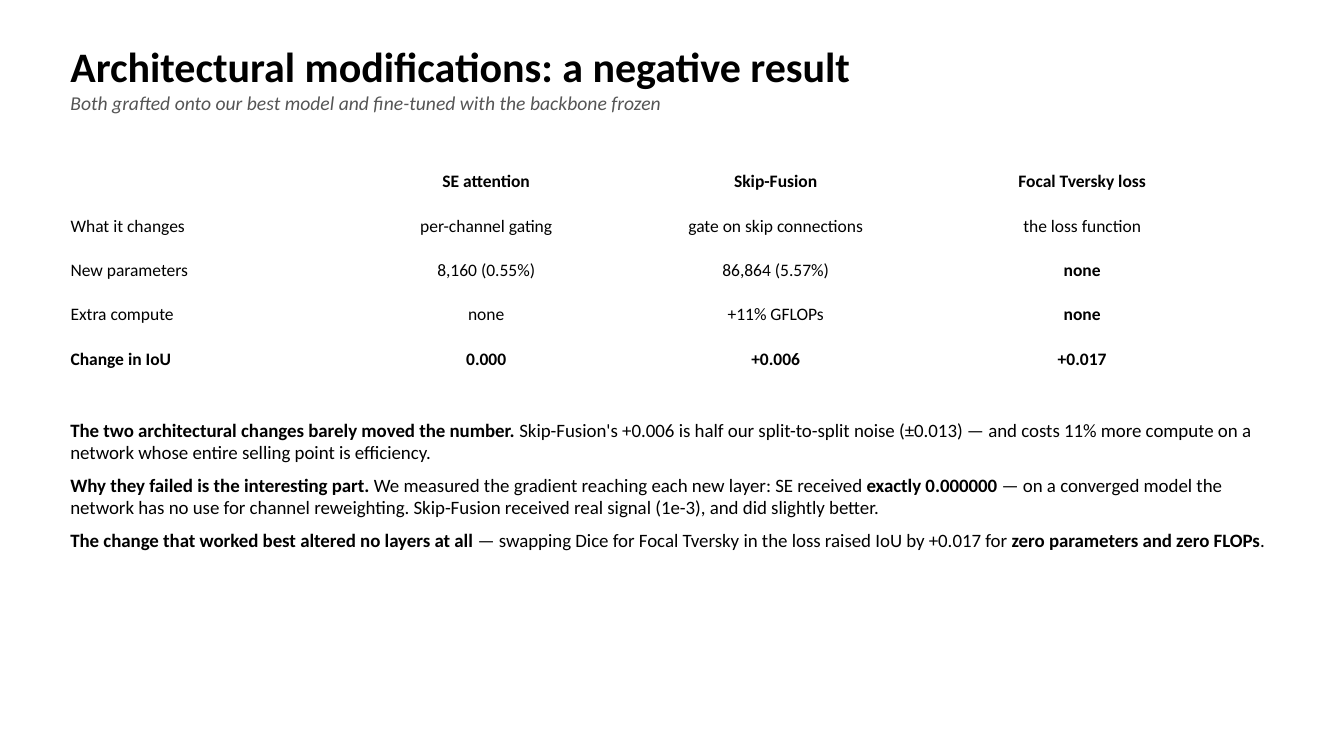
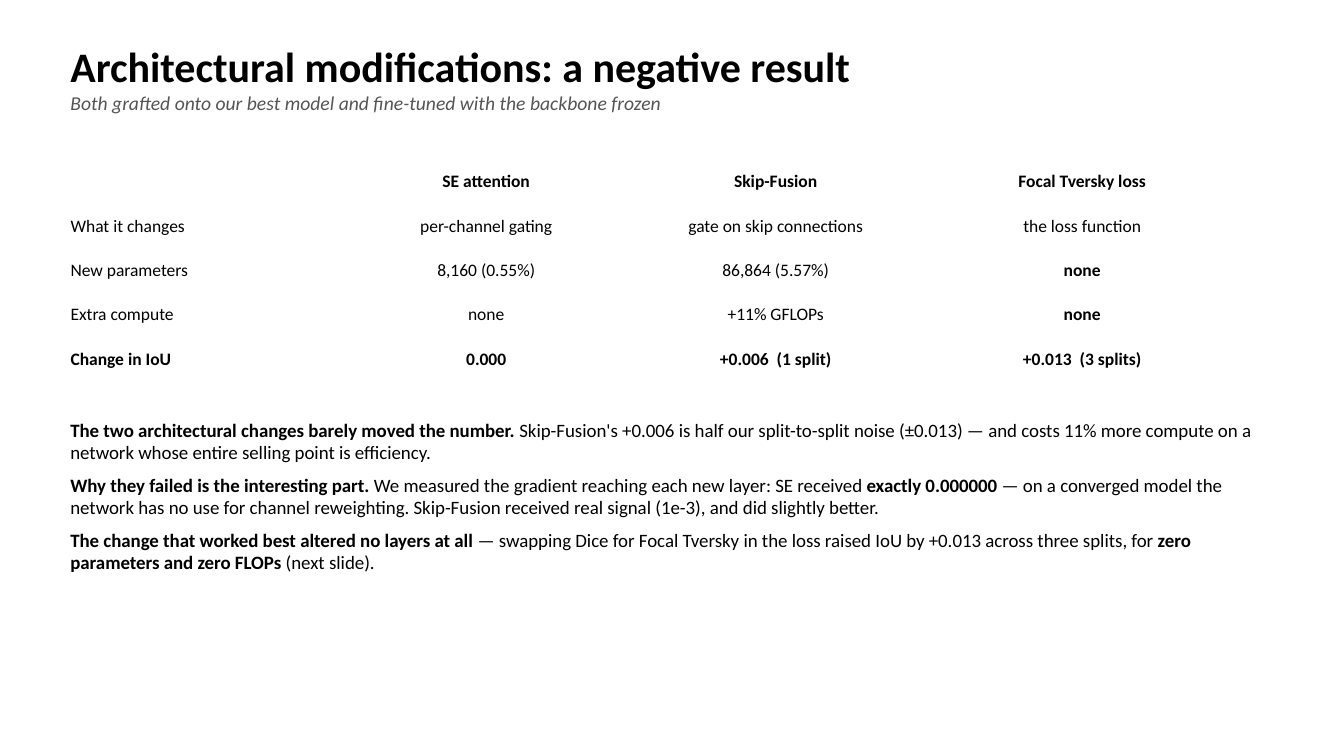
Before and after one commit to DavidShenzi/unext-project, a slide deck: slide 10 of UNeXt_presentation.pptx. Drawn at 1344x756 pixels with LibreOffice and Linux fonts; fonts in the diff are those of the drawing. Boxes give left, top, right and bottom in pixels: in the first picture for what was removed or moved away, otherwise in the second. Text is boxed around its words. In the diff, an @@ line names an element or a change of style, - is before the commit and + after.

```diff
--- a/UNeXt_presentation.pptx
+++ b/UNeXt_presentation.pptx
@@ table at box(60, 166, 1230, 388) @@
-row 5, column 3: +0.006
+row 5, column 3: +0.006 (1 split)
-row 5, column 4: +0.017
+row 5, column 4: +0.013 (3 splits)
@@ text at box(70, 533, 1191, 572): text changed; bold off @@
-The change that worked best altered no layers at all — swapping Dice for Focal Tversky in the loss raised IoU by +0.017 for zero parameters and zero FLOPs.
+The change that worked best altered no layers at all — swapping Dice for Focal Tversky in the loss raised IoU by +0.013 across three splits, for zero parameters and zero FLOPs (next slide).
```
Also in this commit, not shown: 2 other slides changed, 2 slides added.
